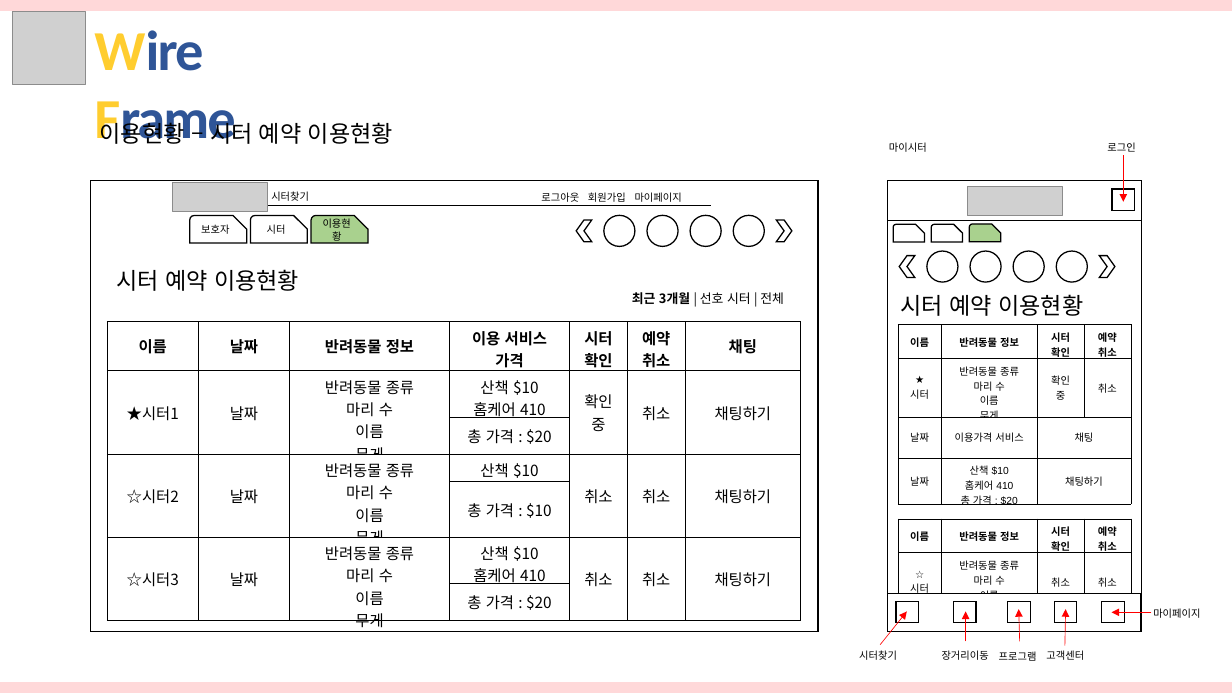
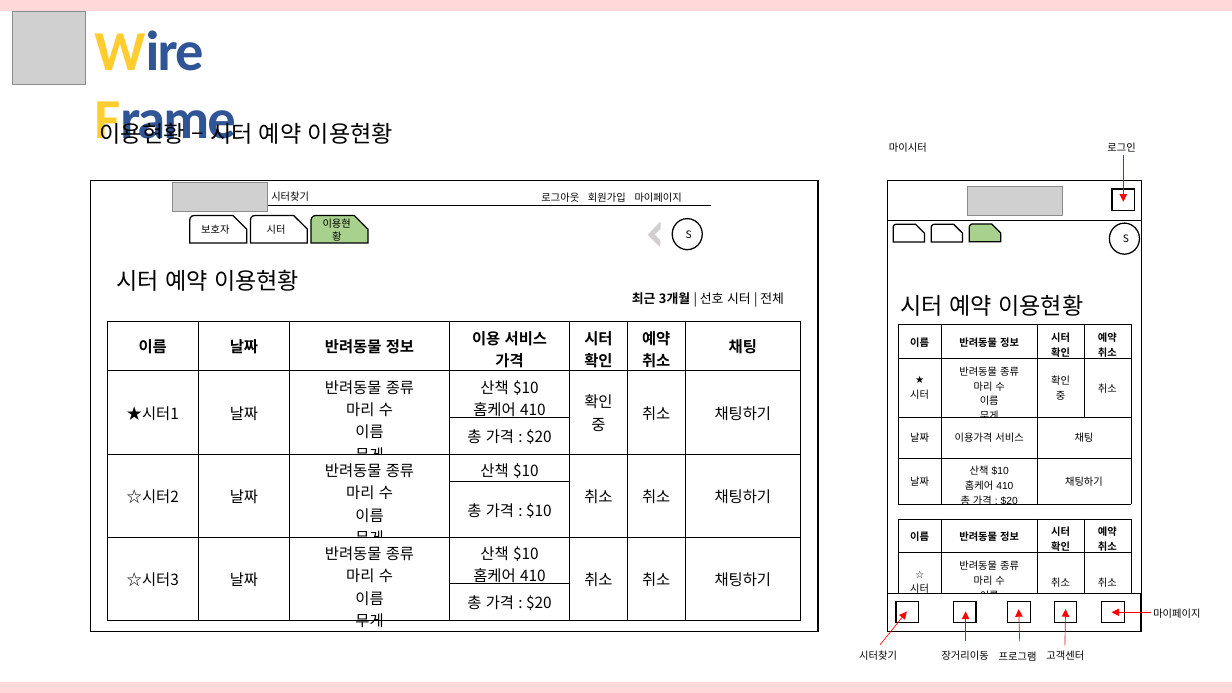
Before and after one commit to hhsw07/ezen-academy-projects, a slide deck: slide 21 of 반려동물관리서비스.pptx. Drawn at 1232x693 pixels with LibreOffice and Linux fonts; fonts in the diff are those of the drawing; grey boxes stand for pictures. Boxes give left, top, right and bottom in pixels: in the first picture for what was removed or moved away, otherwise in the second. Text is boxed around its words. In the diff, an @@ line names an element or a change of style, - is before the commit and + after.

```diff
--- a/반려동물관리서비스.pptx
+++ b/반려동물관리서비스.pptx
@@ group removed at (577, 215, 792, 247): 4 ellipses, 2 chevrons @@
@@ half frame added at (647, 220, 676, 249), fill #D0CECE, outline #FFFFFF 1 pt @@
@@ ellipse added at (673, 219, 703, 250), fill #FFFFFF, outline #000000 1 pt, 8 pt, text #000000 @@
+S
@@ ellipse added at (1110, 223, 1141, 254), fill #FFFFFF, outline #000000 1 pt, 8 pt, text #000000 @@
+S
@@ group removed at (899, 251, 1116, 283): 4 ellipses, 2 chevrons @@
```
Also in this commit, not shown: 7 other slides changed.
